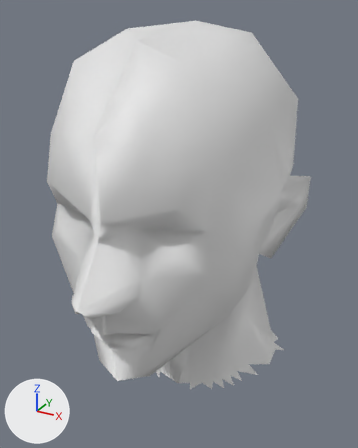
Two versions of the glTF model assets/characters/wardrobe/heads/sharp.glb, one commit apart.
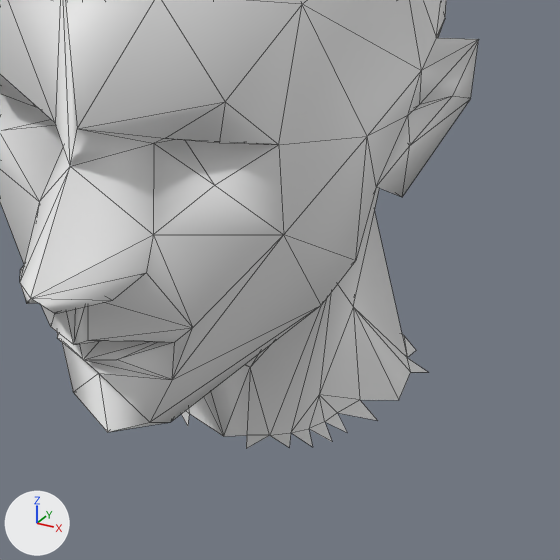
There are two pictures of each version: one whole from a camera (50 mm lens) standing at (0.167, -0.295, 1.776) and looking at (0.001, 0.006, 1.625), one close up on the part from 17% to 99% of the width and 35% to 100% of the height. The lights are fixed; the arrows at lower left show +X, +Y and +Z. The last two pictures show the newer version. The close-ups show mesh edges as thin lines. Vertices at exactly the same position are counted once.

In view in the first close-up: 'Head_sharp'.
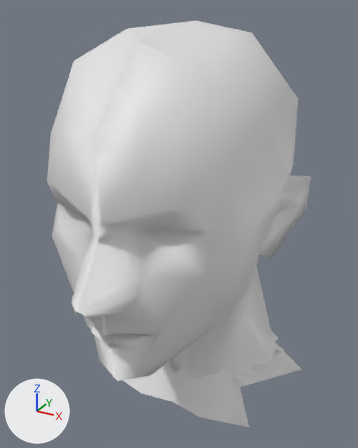
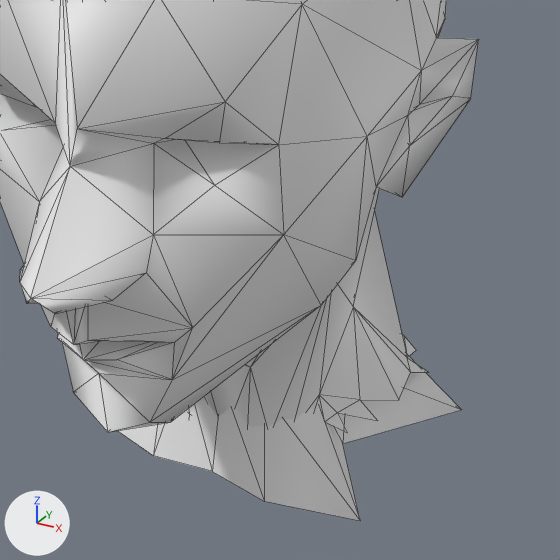
What changed in the scene script:
```text
Add mat_wr_strips:
    mat_wr_strips = principled_material('WR_strips')
    mat_wr_strips.base_color = (0.8, 0.8, 0.8)  # white #e7e7e7
Change me_superhero_female_002:
    used by ob_head_sharp; location = (0.0, 0.0, 0.0)
    remove me_superhero_female_002.from_pydata(...)  # 198 vertices, 342 faces; spans x -0.089..0.089, y -0.113..0.112, z 1.472..1.767
    add me_superhero_female_002.from_pydata(...)  # 222 vertices, 366 faces; spans x -0.089..0.089, y -0.113..0.112, z 1.46..1.767
    me_superhero_female_002 part 1: a new loose piece of 24 vertices spanning x -0.087..0.087, y -0.009..0.109, z 1.46..1.505, in mat_wr_closed (white #e7e7e7)
    add me_superhero_female_002.materials.append(mat_wr_strips)  # white #e7e7e7
```

Where the change shows, as pixel boxes (x1, y1, x2, y2) in the close-ups (560 x 560 px):
'Head_sharp', reshaped
    before: (0, 0, 478, 449)
    after: (0, 0, 478, 521)
part 1 of me_superhero_female_002, added
    after: (118, 356, 461, 521)
